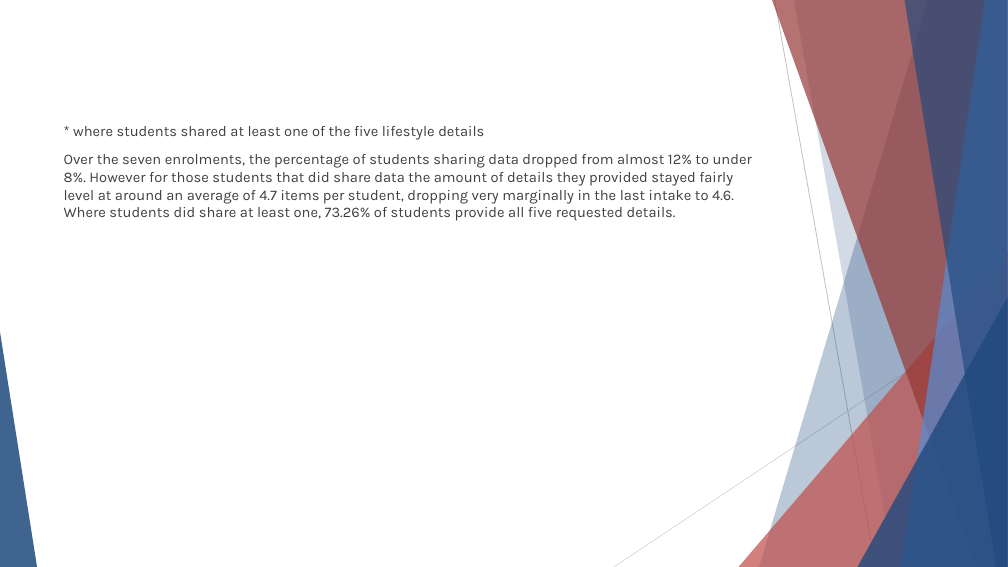
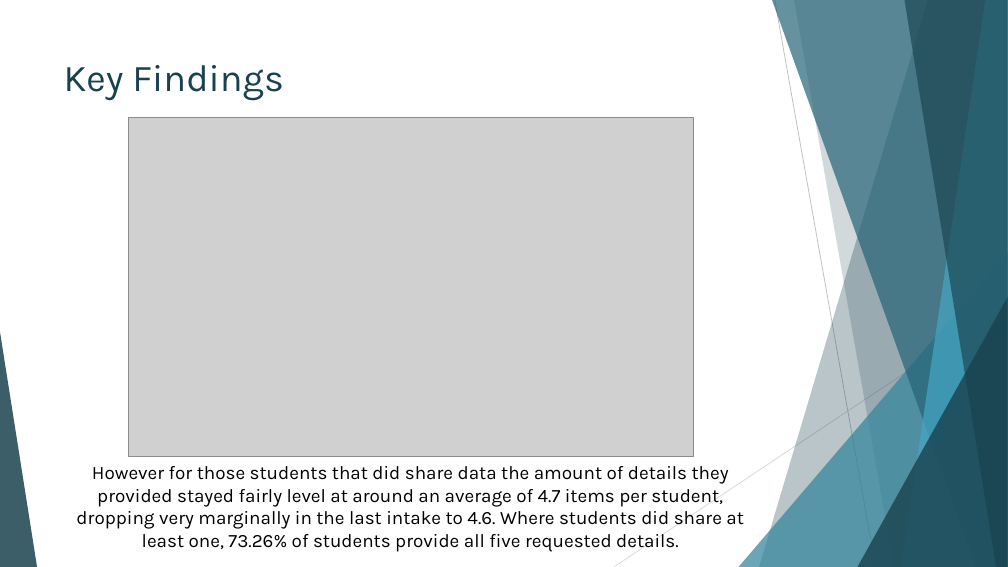
Before and after one commit to IssyMiddleton/CSC8631-Data-Management-Exploratory-Analysis, a slide deck: slide 14 of Exploratory_Analysis/reports/Overview-Presentation.pptx (slide 12 before the commit). Drawn at 1008x567 pixels with LibreOffice and Linux fonts; fonts in the diff are those of the drawing; grey boxes stand for pictures. Boxes give left, top, right and bottom in pixels: in the first picture for what was removed or moved away, otherwise in the second. Text is boxed around its words. In the diff, an @@ line names an element or a change of style, - is before the commit and + after.

Commit message:
Colour scheme changes to graphs, report and presentation

```diff
--- a/Exploratory_Analysis/reports/Overview-Presentation.pptx
+++ b/Exploratory_Analysis/reports/Overview-Presentation.pptx
@@ freeform shape at [759,0,1008,567]: fill #1F497D at 30% opacity to #19424E at 30% opacity @@
@@ freeform shape at [772,0,1008,567]: fill #953735 at 70% opacity to #256476 at 70% opacity @@
@@ freeform shape at [794,0,1008,567]: fill #1F497D at 20% opacity to #19424E at 20% opacity @@
@@ freeform shape at [901,0,1008,567]: fill #558ED5 at 70% opacity to #46A7C4 at 70% opacity @@
@@ freeform shape at [904,0,1008,567]: fill #1F497D at 65% opacity to #19424E at 65% opacity @@
@@ title added at [64,65,283,101], 36 pt, text #19424E @@
+Key Findings
@@ picture added at [128,118,693,457] @@
@@ triangle at [739,252,1008,567]: fill #C0504D at 72% opacity to #32859D at 72% opacity @@
@@ triangle at [858,297,1008,567]: fill #1F497D at 80% opacity to #19424E at 80% opacity @@
@@ triangle at [0,332,37,567]: fill #1F497D at 85% opacity to #19424E at 85% opacity @@
@@ text at [76,466,744,552]: text changed; size 14 to 18 pt; text colour #404040 to #000000 @@
-* where students shared at least one of the five lifestyle details
-Over the seven enrolments, the percentage of students sharing data dropped from almost 12% to under 8%. However for those students that did share data the amount of details they provided stayed fairly level at around an average of 4.7 items per student, dropping very marginally in the last intake to 4.6. Where students did share at least one, 73.26% of students provide all five requested details.
+However for those students that did share data the amount of details they provided stayed fairly level at around an average of 4.7 items per student, dropping very marginally in the last intake to 4.6. Where students did share at least one, 73.26% of students provide all five requested details.
```
Also in this commit, not shown: 10 other slides changed, 5 slides added, 4 slides removed, 55 other files.
